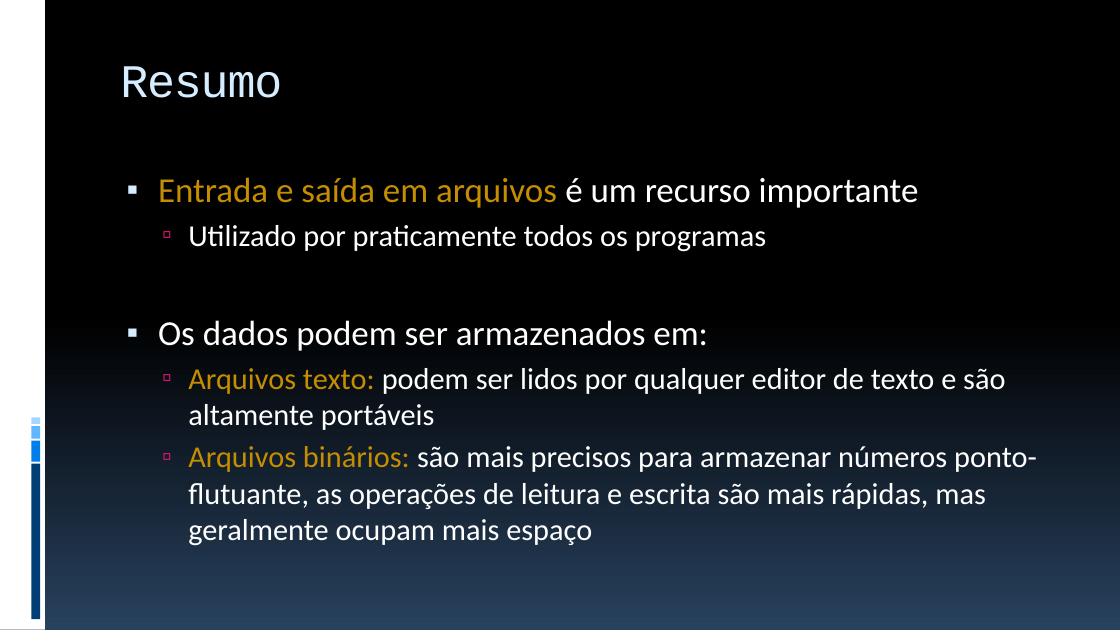
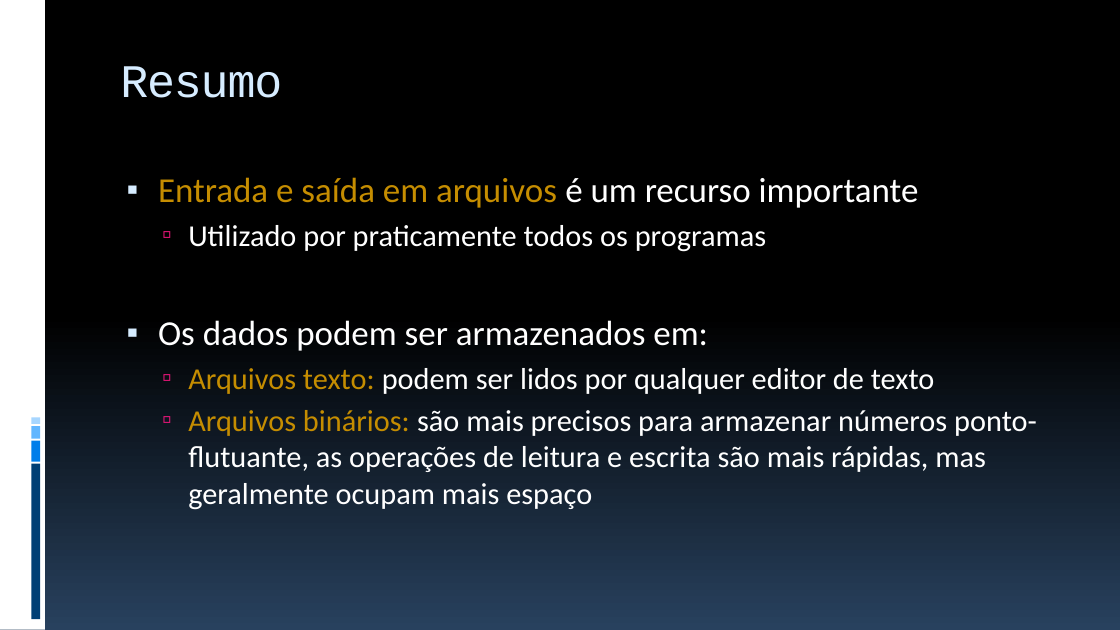
Before and after one commit to JudsonSS/ProgComp, a slide deck: slide 39 of Slides/23. Arquivos Texto.pptx. Drawn at 1120x630 pixels with LibreOffice and Linux fonts; fonts in the diff are those of the drawing. Boxes give left, top, right and bottom in pixels: in the first picture for what was removed or moved away, otherwise in the second. Text is boxed around its words. In the diff, an @@ line names an element or a change of style, - is before the commit and + after.

```diff
--- a/Slides/23. Arquivos Texto.pptx
+++ b/Slides/23. Arquivos Texto.pptx
@@ text at bbox=[188, 368, 935, 394]: text changed @@
-  ▫ Arquivos texto: podem ser lidos por qualquer editor de texto e são altamente portáveis
+  ▫ Arquivos texto: podem ser lidos por qualquer editor de texto
```
Also in this commit, not shown: 5 other files.
